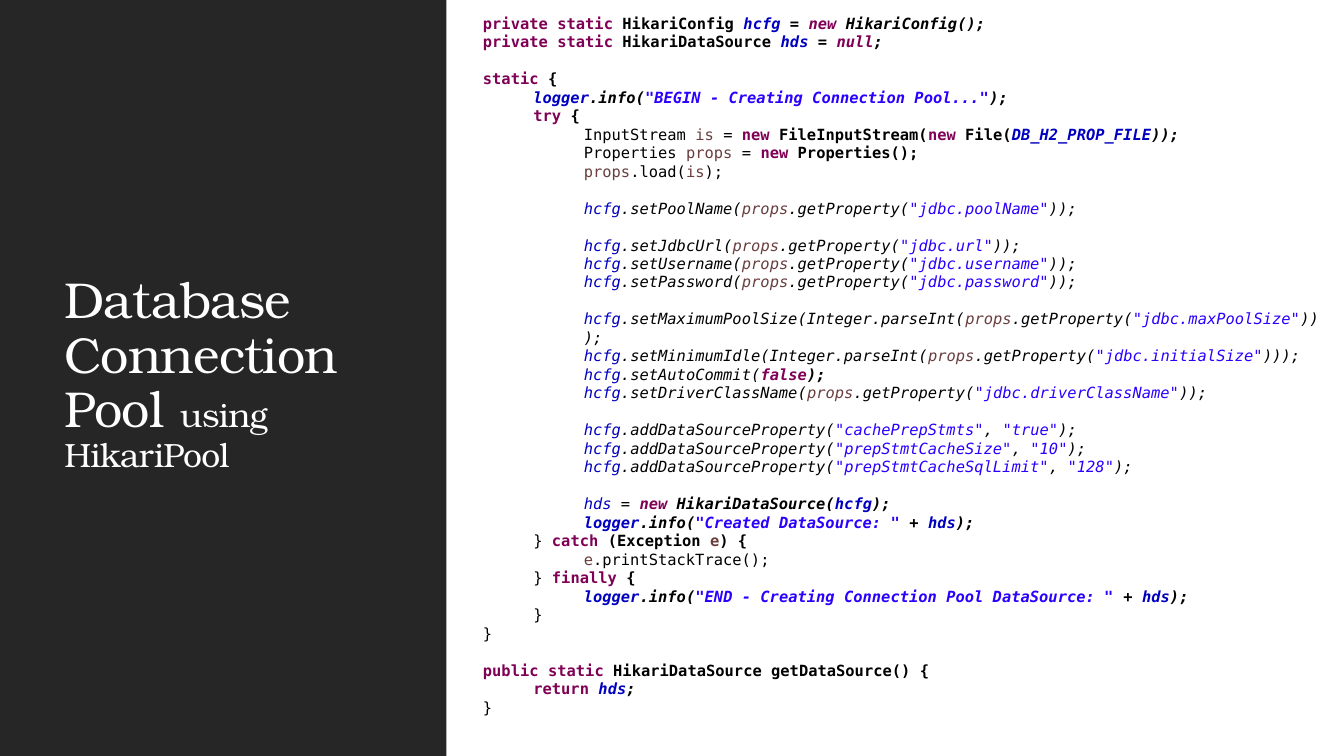
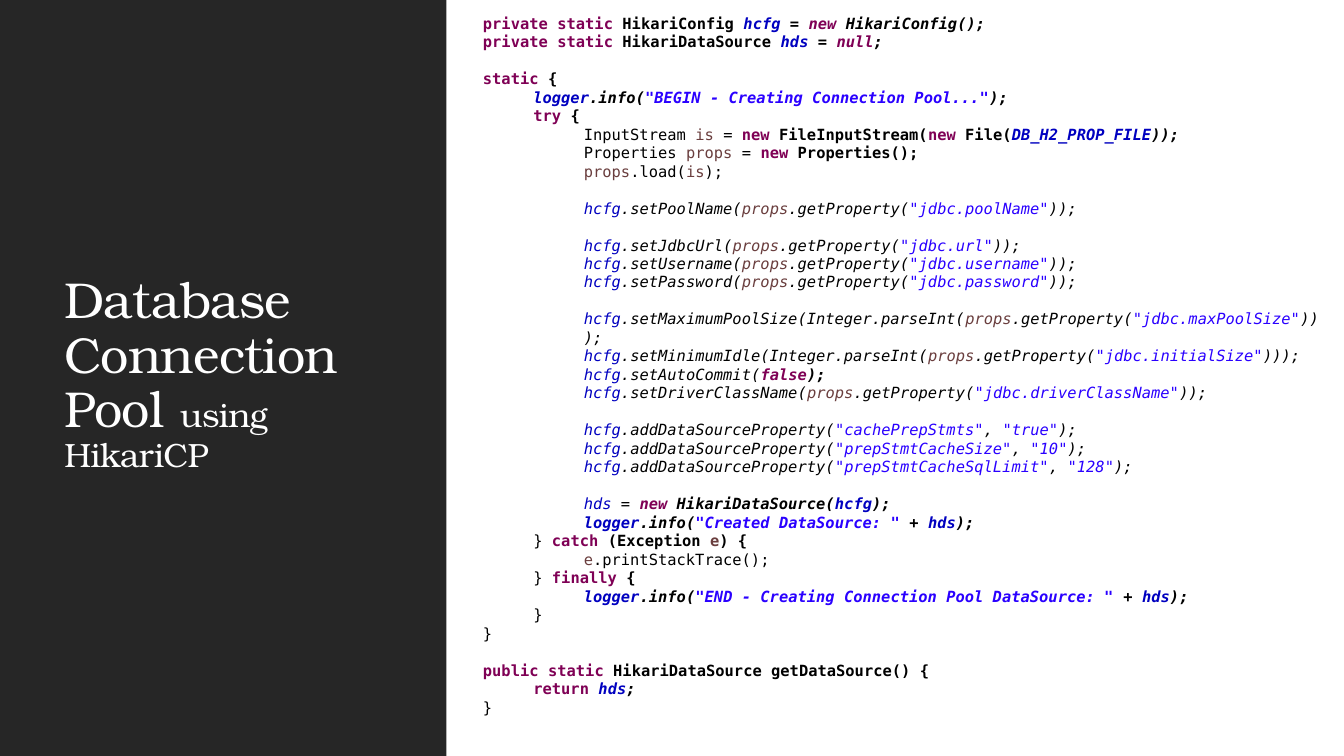
Before and after one commit to JSS-DEVCORE/JdbcExample, a slide deck: slide 20 of docs/JDBC Insights.pptx (slide 19 before the commit). Drawn at 1344x756 pixels with LibreOffice and Linux fonts; fonts in the diff are those of the drawing. Boxes give left, top, right and bottom in pixels: in the first picture for what was removed or moved away, otherwise in the second. Text is boxed around its words. In the diff, an @@ line names an element or a change of style, - is before the commit and + after.

```diff
--- a/docs/JDBC Insights.pptx
+++ b/docs/JDBC Insights.pptx
@@ title at (x1=64, y1=282, x2=338, y2=468): text changed @@
-Database
-Connection Pool using HikariPool
+Database
+Connection Pool using HikariCP
```
Also in this commit, not shown: 6 other slides changed, 3 slides added, 5 other files.
